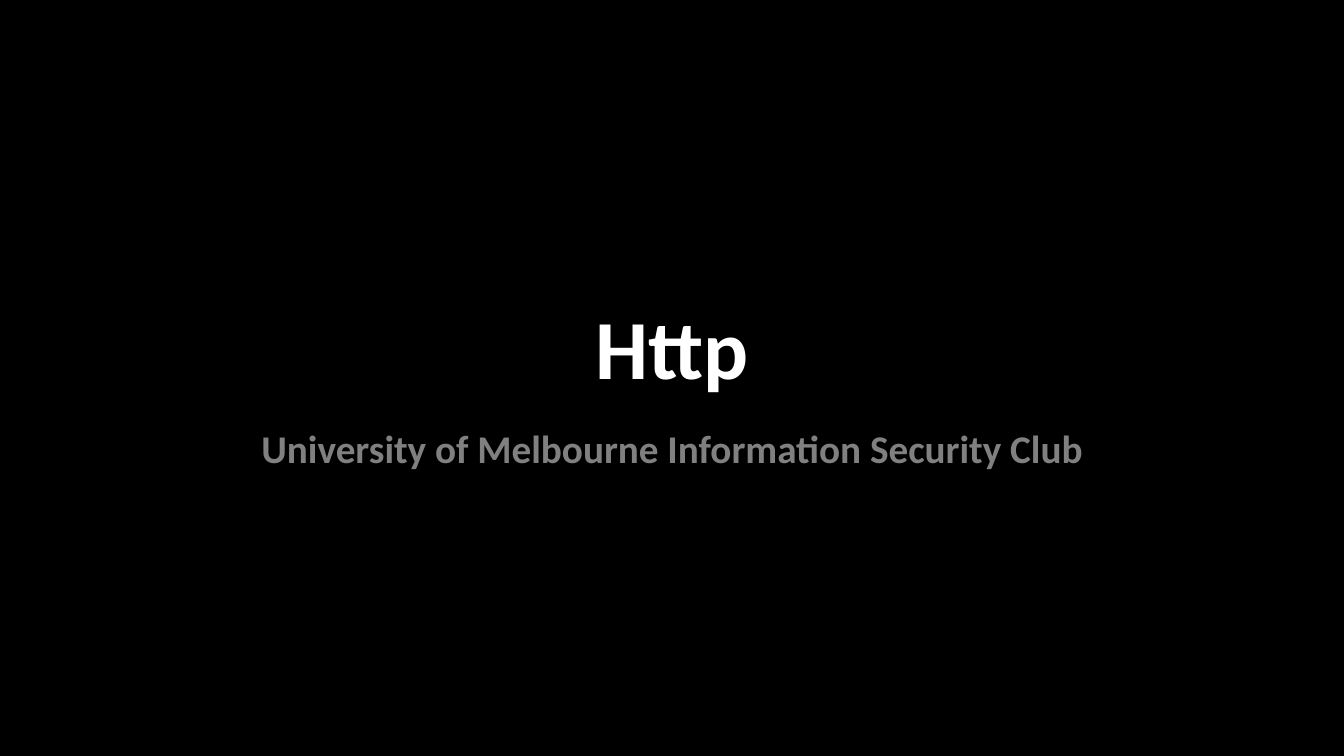
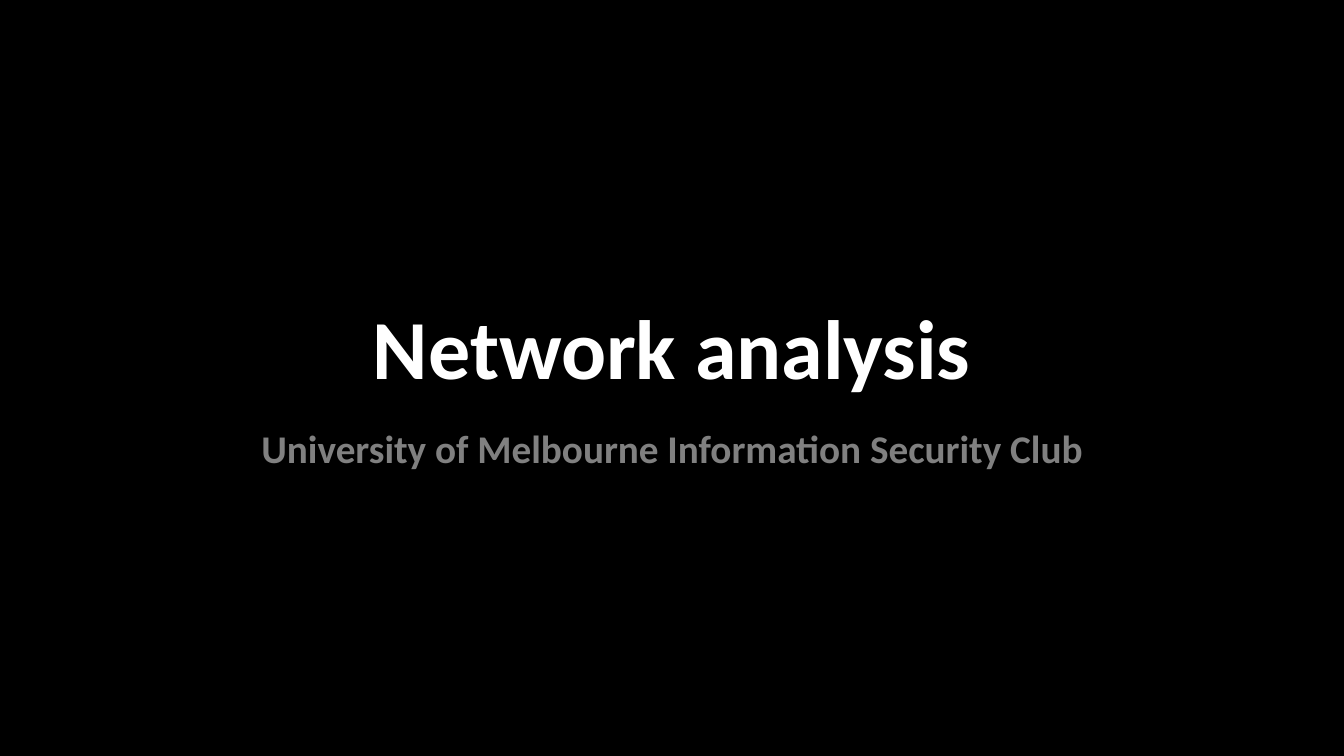
Before and after one commit to umisc/workshops, a slide deck: slide 1 of Workshop_7/workshop_7.pptx. Drawn at 1344x756 pixels with LibreOffice and Linux fonts; fonts in the diff are those of the drawing. Boxes give left, top, right and bottom in pixels: in the first picture for what was removed or moved away, otherwise in the second. Text is boxed around its words. In the diff, an @@ line names an element or a change of style, - is before the commit and + after.

Commit message:
update

```diff
--- a/Workshop_7/workshop_7.pptx
+++ b/Workshop_7/workshop_7.pptx
@@ title at (373, 320, 970, 393): text changed @@
-Http
+Network analysis
```
Also in this commit, not shown: 1 slide removed.
